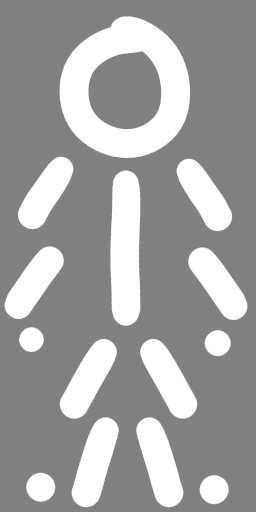
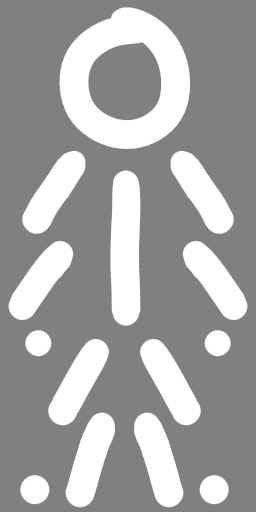
Layers edited between the first and the second 256×512 image:
painted on "Head" (1st of 2) over left=28, top=7, right=214, bottom=192
painted on "Body Parts" (1st of 2) over left=4, top=64, right=234, bottom=508
added layer "Body Parts" (2nd of 2) above "Body Reference" over left=4, top=64, right=234, bottom=508
